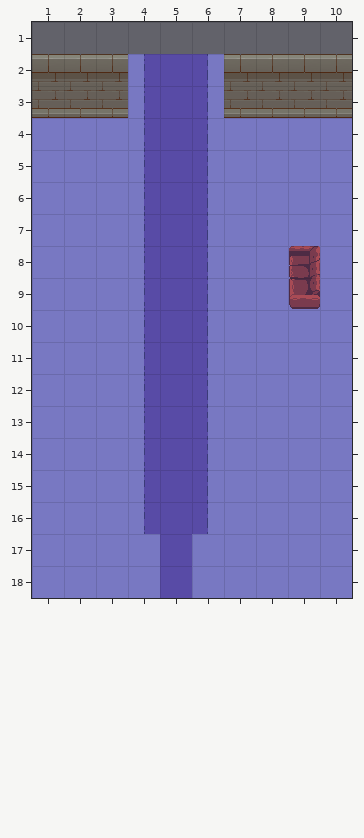
Level history. Tiled map: assets/levels/hq_lobby.tmx. That is the earlier state.
Cells are 32x32 px. Shown: x 1..10, y 1..18.
After the commit:
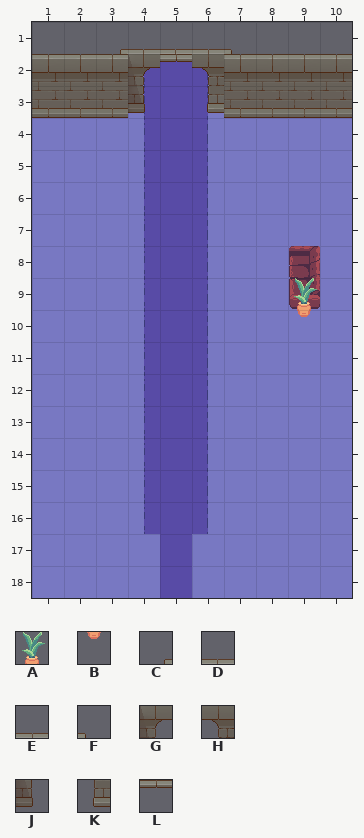
Key: from "InteriorTutorial": A 89, B 105; from "Structs": C 12, D 13, E 14, F 15, G 29, H 30, J 45, K 46; from "Walls": L 18.
Objects are placed by their top-left corner, in cells (3,4 is the top-left corner of cell 3,4); size is 1x1 cell unless given.
What changed:
Layer "Objects":
A new object: E "Gate1" at 6,1.
A new object: F "Gate1" at 7,1.
A new object: D "Gate1" at 5,1.
A new object: D "Gate1" at 4,1.
A new object: C "Gate1" at 3,1.
A new object: H "Gate1" at 6,2.
A new object: G "Gate1" at 4,2.
A new object: L "Gate1" at 5,2.
A new object: K "Gate1" at 6,3.
A new object: J "Gate1" at 4,3.
A new object: A "Plant1" at 9,9.
A new object: B "Plant1" at 9,10.
Changed places in both pictures, as pixel boxes (x1, y1, x2, y2):
added: (120, 49, 232, 113)
added: (294, 278, 317, 317)
